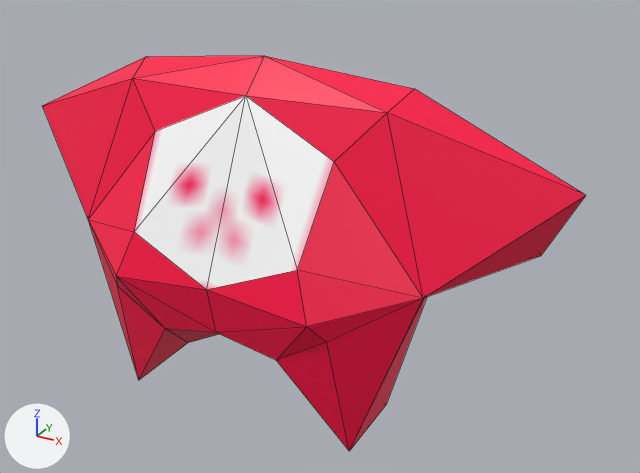
An edit to the COLLADA model clean/Character.scnassets/actions/idle.dae, drawn before and after from the same camera.
Camera for both pictures: a camera (50 mm lens) standing at (0.956, -1.437, 1.13) and looking at (0.115, 0.093, 0.364). Every picture has the same lights, and +X, +Y and +Z are marked at lower left. Mesh edges are drawn as thin lines.

Names of what the first picture shows: 'character'.
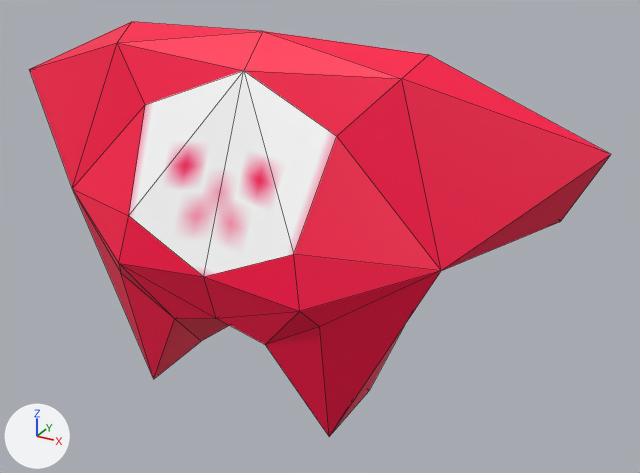
What differs and where, as boxes [x1, y1, x2, y2] in the pictures (640 x 473 px):
```json
{"object": "character", "change": "reshaped, moved, turned", "before": [42, 56, 586, 452], "after": [29, 21, 611, 437]}
```

Scene script edits in JSON lines:
```json
{"block": "me_cube_000", "where": "# used by ob_character; location = (0.0, -0.005, 0.528); rotation_euler = (0.02, 0.0, 0.0), in degrees (1.1, 0, 0)"}
{"op": "remove", "block": "me_cube_000", "code": "me_cube_000.from_pydata(...)  # 39 vertices, 74 faces; spans x -0.655..0.658, y -0.171..0.261, z -0.552..0.216"}
{"op": "add", "block": "me_cube_000", "code": "me_cube_000.from_pydata(...)  # 39 vertices, 74 faces; spans x -0.691..0.688, y -0.176..0.245, z -0.558..0.242"}
{"block": "me_cube_000", "change": "me_cube_000 part 1: 39 of 39 vertices moved; they spanned x -0.655..0.658, y -0.171..0.261, z -0.552..0.216 and now span x -0.691..0.688, y -0.176..0.245, z -0.558..0.242; mean shift (-0.001, -0.007, 0.028); largest move (-0.655, 0.093, 0.023) -> (-0.691, 0.096, 0.083)"}
{"op": "set", "path": "ob_character.rotation_euler", "old": "(0.02, 0.0, 0.0)", "new": "(0.0, 0.0, 0.0)", "note": "degrees (1.1, 0, 0) -> degrees (0, 0, 0)"}
{"op": "set", "path": "ob_character.location", "old": "(0.0, -0.005, 0.528)", "new": "(0.0, 0.0, 0.553)"}
```
